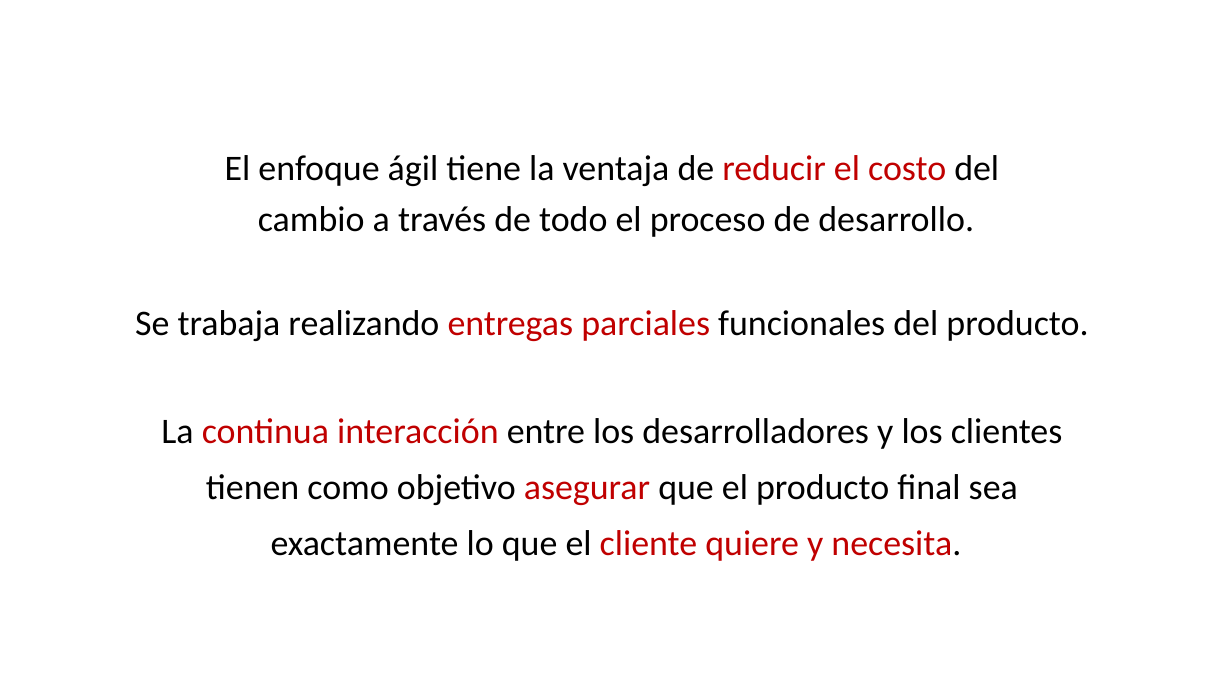
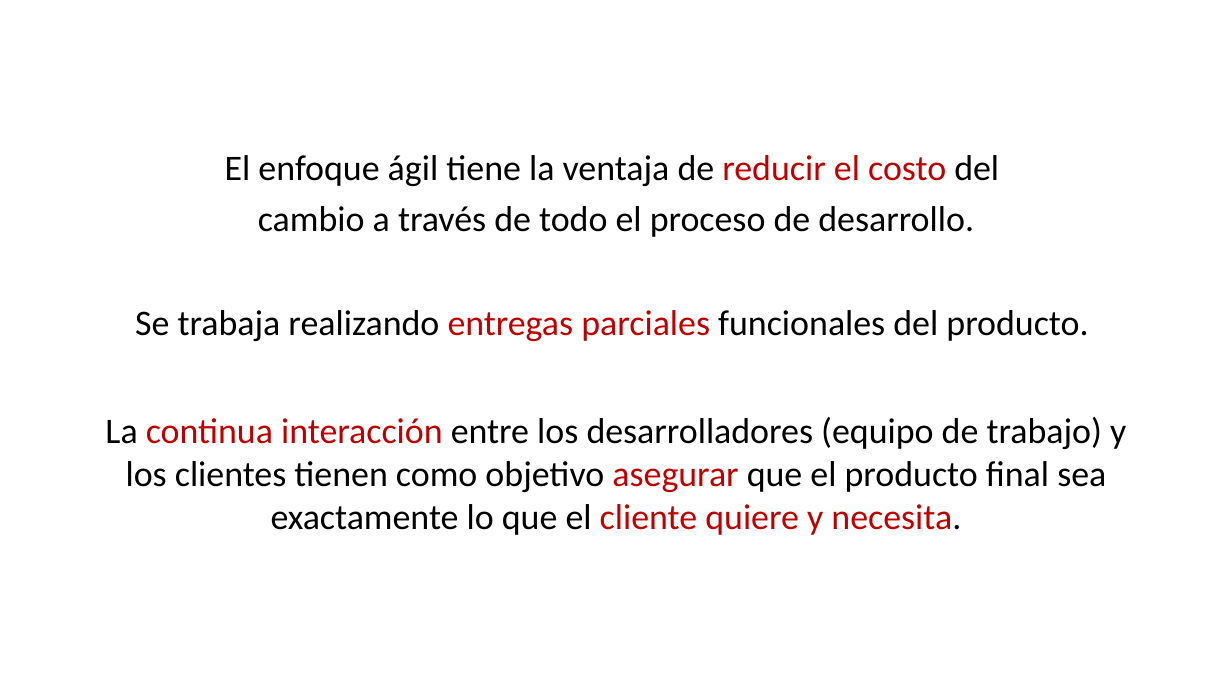
Before and after one commit to daniiel/cursos, a slide deck: slide 3 of Scrum/introduccion a scrum.pptx. Drawn at 1232x693 pixels with LibreOffice and Linux fonts; fonts in the diff are those of the drawing. Boxes give left, top, right and bottom in pixels: in the first picture for what was removed or moved away, otherwise in the second. Text is boxed around its words. In the diff, an @@ line names an element or a change of style, - is before the commit and + after.

```diff
--- a/Scrum/introduccion a scrum.pptx
+++ b/Scrum/introduccion a scrum.pptx
@@ text at (105, 417, 1126, 535): text changed @@
-La continua interacción entre los desarrolladores y los clientes
-tienen como objetivo asegurar que el producto final sea
-exactamente lo que el cliente quiere y necesita.
+La continua interacción entre los desarrolladores (equipo de trabajo) y los clientes tienen como objetivo asegurar que el producto final sea exactamente lo que el cliente quiere y necesita.
```
Also in this commit, not shown: 16 other slides changed, 2 slides removed, 4 other files.
